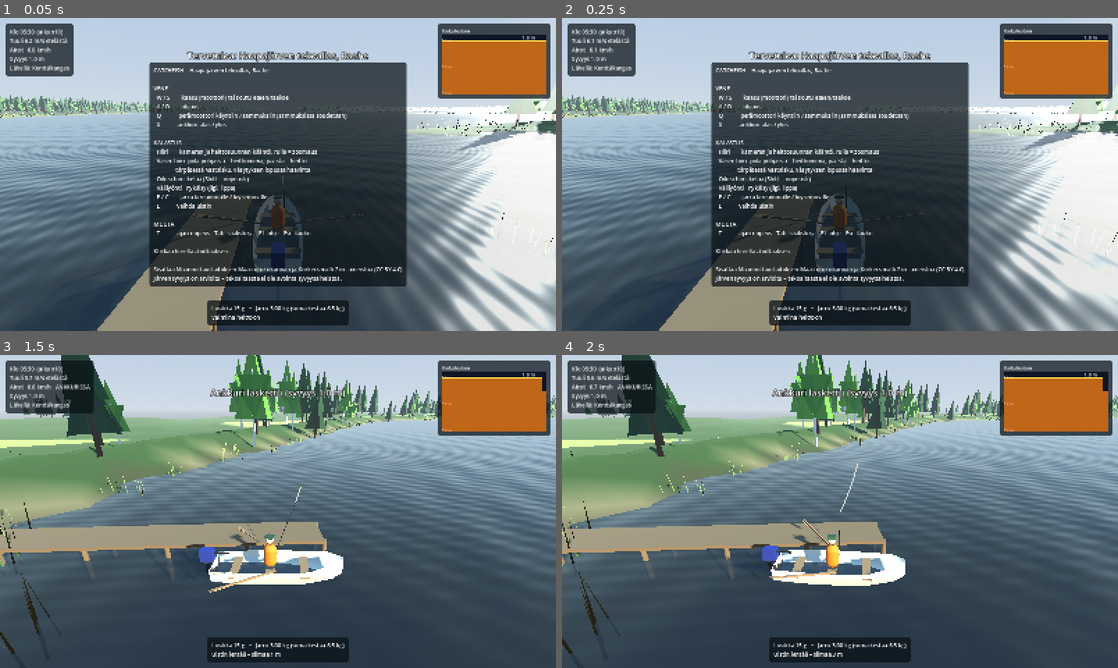
Above: before the commit, frames 1-4 (two rows, left to right).
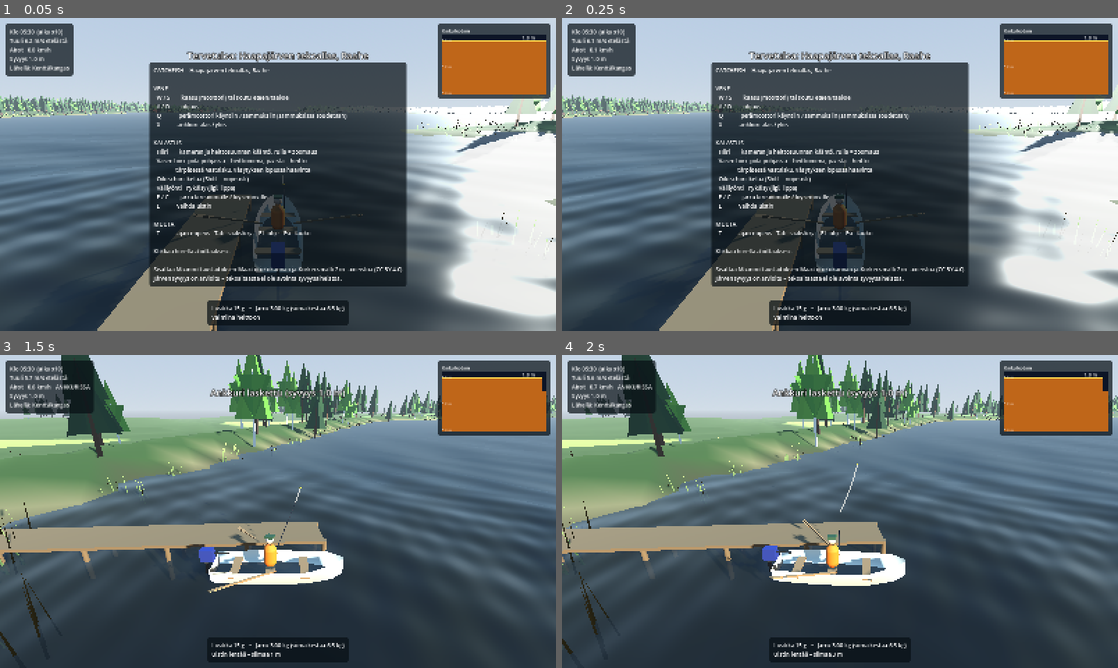
Above: after the commit, the same moments.

Repository: DesmondX80/catchfish
Game: Godot game, scene res://scenes/main.tscn
Two runs of this game, one before a commit and one after it. Both use one fixed random seed, a clock stepped at 60 frames per second and the inputs below.
Inputs (mouse positions are in pixels of both pictures, inside the frame that each line leads up to):
- Up to frame 1 (0.05 s): no input
- Up to frame 2 (0.25 s): no input
- Up to frame 3 (1.5 s): move the mouse to (400, 495) at 0.52 s; hold D (boat_right) 0.53-1.28 s; hold X (anchor_toggle) 0.53-1.28 s; click (400, 495) at 0.67 s; move the mouse to (250, 511) at 1.27 s; hold W (boat_forward) from 1.28 s (still down); click (250, 511) at 1.35 s
- Up to frame 4 (2 s): keep holding W (boat_forward)

The runs differ from the first frame. In frame 1, 15% of the frame differs, in the area x 0-100%, y 29-100%; in frame 2, 14%; in frame 3, 14%; in frame 4, 14%.

Commit message:
Rauhallisempi vesi: välkkyminen poistettu (v0.1.1)
- Aaltojen suunta asetetaan kerran: tuulen suunnan muuttuminen joka
  ruudulla siirsi aaltoja kaukana veneestä holtittomasti
- Aallonpituudet 1,3–14 m, nopeus syvän veden dispersiosta
- Aallot häivytetään, kun ne ovat näytöllä pikseliä pienempiä
- Aallokko seuraa tuulen perusvoimakkuutta hitaasti, ei puuskia
- Pehmeämpi heijastus, joka tasoittuu etäisyyden mukaan
- tests/flicker.gd mittaa välkkymisen (4,95 -> 1,24)

Co-Authored-By: Claude Opus 5.5 <noreply@anthropic.com>

Diff:
--- a/project.godot
+++ b/project.godot
@@ -6,7 +6,7 @@
 
 config/name="Catchfish"
 config/description="Kalastussimulaattori Haapajärven tekoaltaalla"
-config/version="0.1.0"
+config/version="0.1.1"
 run/main_scene="res://scenes/main.tscn"
 config/features=PackedStringArray("4.7", "GL Compatibility")
 
--- a/scripts/main.gd
+++ b/scripts/main.gd
@@ -74,6 +74,8 @@
 	var args := OS.get_cmdline_user_args()
 	if "--autotest" in args:
 		add_child(load("res://tests/autotest.gd").new())
+	elif "--flicker" in args:
+		add_child(load("res://tests/flicker.gd").new())
 	elif "--perftest" in args:
 		add_child(load("res://tests/perf.gd").new())
 	else:
@@ -96,9 +98,17 @@
 		hud.show_message("Ajan nopeus x%d" % int(sky.time_scale()))
 
 
-func _process(_delta: float) -> void:
-	var wind := weather.vector()
-	world.water_material.set_shader_parameter("wave_strength", clampf(weather.speed() / 8.0, 0.0, 1.0))
-	if wind.length() > 0.01:
-		world.water_material.set_shader_parameter("wind_dir", wind.normalized())
+var _wave_strength := -1.0
+
+
+func _process(delta: float) -> void:
+	# Aallokko seuraa tuulen perusvoimakkuutta hitaasti (ei puuskia). Aaltojen
+	# suunta asetetaan kerran: suunnan muuttaminen kesken siirtäisi aaltoja
+	# kaukana veneestä holtittomasti.
+	var target := clampf(weather.wind_base / 8.0, 0.0, 1.0)
+	if _wave_strength < 0.0:
+		_wave_strength = target
+		world.water_material.set_shader_parameter("wind_angle", weather.wind_direction)
+	_wave_strength = move_toward(_wave_strength, target, delta * 0.02)
+	world.water_material.set_shader_parameter("wave_strength", _wave_strength)
 	world.water_material.set_shader_parameter("sky_color", sky.sky_material.sky_horizon_color)
--- a/shaders/water.gdshader
+++ b/shaders/water.gdshader
@@ -1,54 +1,70 @@
 shader_type spatial;
-// Humuspitoinen, ruskehtava järvivesi. Pienet laineet tehdään pikselivarjostimessa
-// normaaleilla, isommat aallot verteksivarjostimessa. Tuuli säätää aallokkoa.
+// Humuspitoinen, ruskehtava järvivesi rauhallisella aallokolla.
+// Aallot ovat siniaaltojen summa kiinteisiin suuntiin. Nopeus noudattaa
+// syvän veden dispersiota (w = sqrt(g k)), joten pitkät aallot liikkuvat
+// rauhallisesti. Jokainen aalto häivytetään, kun se on näytöllä pikseliä
+// pienempi – muuten kaukaiset laineet välkkyvät.
 render_mode blend_mix, depth_draw_opaque, cull_back, specular_schlick_ggx;
 
-uniform vec3 deep_color : source_color = vec3(0.06, 0.055, 0.03);
-uniform vec3 shallow_color : source_color = vec3(0.16, 0.15, 0.09);
+uniform vec3 deep_color : source_color = vec3(0.05, 0.05, 0.03);
+uniform vec3 shallow_color : source_color = vec3(0.13, 0.12, 0.07);
 uniform vec3 sky_color : source_color = vec3(0.55, 0.65, 0.75);
-uniform float wave_strength = 0.4; // 0 = tyyni, 1 = kova tuuli
-uniform vec2 wind_dir = vec2(1.0, 0.0);
+uniform float wave_strength = 0.3; // 0 = tyyni, 1 = kova tuuli (muuttuu hitaasti)
+uniform float wind_angle = 0.0; // aallokon pääsuunta radiaaneina (kiinteä)
+
+const float GRAVITY = 9.81;
+const int WAVES = 6;
+// aallonpituus (m), suunta suhteessa tuuleen (rad), jyrkkyys
+const vec3 WAVE_DATA[WAVES] = vec3[](
+	vec3(14.0, 0.0, 0.010),
+	vec3(8.5, 0.55, 0.012),
+	vec3(5.2, -0.4, 0.014),
+	vec3(3.1, 0.9, 0.015),
+	vec3(2.0, -0.85, 0.016),
+	vec3(1.3, 0.25, 0.016)
+);
 
 varying vec3 world_pos;
 
-float wave(vec2 p, vec2 dir, float freq, float speed, float t) {
-	return sin(dot(p, dir) * freq + t * speed);
-}
-
-vec2 wave_slope(vec2 p, vec2 dir, float freq, float speed, float amp, float t) {
-	return dir * freq * amp * cos(dot(p, dir) * freq + t * speed);
+vec2 wave_dir(int i) {
+	float a = wind_angle + WAVE_DATA[i].y;
+	return vec2(sin(a), -cos(a));
 }
 
 void vertex() {
 	world_pos = (MODEL_MATRIX * vec4(VERTEX, 1.0)).xyz;
-	vec2 d = normalize(wind_dir);
-	VERTEX.y += wave_strength * 0.06 * wave(world_pos.xz, d, 0.35, 1.3, TIME);
+	// Vain pisin aalto liikuttaa pintaa: verkko on 4 m välein
+	float k = 2.0 * PI / WAVE_DATA[0].x;
+	float amp = WAVE_DATA[0].z * WAVE_DATA[0].x * (0.2 + wave_strength);
+	VERTEX.y += amp * sin(dot(world_pos.xz, wave_dir(0)) * k - sqrt(GRAVITY * k) * TIME);
 }
 
 void fragment() {
-	vec2 d = normalize(wind_dir);
-	vec2 d2 = normalize(d + vec2(-d.y, d.x) * 0.6);
-	vec2 d3 = normalize(d - vec2(-d.y, d.x) * 0.8);
 	vec2 p = world_pos.xz;
-	float s = 0.15 + wave_strength;
-	// Pienet laineet häivytetään kaukana, muuten ne näkyvät raitakuviona
-	float dist = length(world_pos - CAMERA_POSITION_WORLD);
-	float near = 1.0 - smoothstep(15.0, 60.0, dist);
-	float mid = 1.0 - smoothstep(40.0, 200.0, dist);
-	float far = 1.0 - smoothstep(150.0, 600.0, dist);
-	vec2 slope = wave_slope(p, d, 1.1, 2.4, 0.035 * s * far, TIME)
-		+ wave_slope(p, d2, 2.3, 3.6, 0.02 * s * mid, TIME)
-		+ wave_slope(p, d3, 4.7, 5.1, 0.012 * s * near, TIME)
-		+ wave_slope(p, vec2(d.y, -d.x), 9.0, 7.0, 0.006 * s * near, TIME);
+	// Kuinka monta metriä yksi pikseli kattaa tässä kohdassa
+	float footprint = length(fwidth(p));
+	float strength = 0.2 + wave_strength;
+	vec2 slope = vec2(0.0);
+	for (int i = 0; i < WAVES; i++) {
+		float wavelength = WAVE_DATA[i].x;
+		float k = 2.0 * PI / wavelength;
+		float omega = sqrt(GRAVITY * k);
+		float amp = WAVE_DATA[i].z * wavelength * strength;
+		// Häivytys, kun aalto kutistuu muutaman pikselin kokoiseksi
+		float aa = 1.0 - smoothstep(wavelength * 0.08, wavelength * 0.3, footprint);
+		vec2 d = wave_dir(i);
+		slope += d * k * amp * aa * cos(dot(p, d) * k - omega * TIME);
+	}
 	vec3 n = normalize(vec3(-slope.x, 1.0, -slope.y));
 	NORMAL = normalize((VIEW_MATRIX * vec4(n, 0.0)).xyz);
 
 	float facing = clamp(dot(NORMAL, VIEW), 0.0, 1.0);
-	float fresnel = pow(1.0 - facing, 4.0);
-	vec3 base = mix(shallow_color, deep_color, clamp(facing * 1.4, 0.0, 1.0));
-	ALBEDO = mix(base, sky_color * 0.45, fresnel * 0.5);
-	ROUGHNESS = 0.12 + 0.12 * wave_strength;
+	float fresnel = pow(1.0 - facing, 5.0);
+	vec3 base = mix(shallow_color, deep_color, clamp(facing * 1.3, 0.0, 1.0));
+	ALBEDO = mix(base, sky_color * 0.5, fresnel * 0.6);
+	// Karheus kasvaa etäisyyden mukaan: kaukana kimallus sulautuu tasaiseksi
+	ROUGHNESS = clamp(0.18 + footprint * 0.4 + wave_strength * 0.08, 0.18, 0.5);
 	METALLIC = 0.0;
-	SPECULAR = 0.55;
-	ALPHA = mix(0.82, 0.98, fresnel);
+	SPECULAR = 0.4;
+	ALPHA = mix(0.85, 0.98, fresnel);
 }
--- /dev/null
+++ b/tests/flicker.gd
@@ -0,0 +1,41 @@
+extends Node
+## Mittaa veden välkkymistä: kahden peräkkäisen ruudun keskimääräinen
+## pikseliero kuvan alaosassa (vesi), kun kamera on paikallaan.
+##   godot --fixed-fps 30 --resolution 640x360 -- --flicker
+
+var _frame := 0
+var _prev: Image
+var _diffs: Array[float] = []
+
+
+func _ready() -> void:
+	var main := get_parent()
+	main.sky.minutes = 12.0 * 60.0
+	main.camera_rig.pitch = 0.12
+	main.camera_rig.distance = 6.0
+	main.camera_rig.yaw = main.boat.yaw + 0.3
+
+
+func _process(_delta: float) -> void:
+	_frame += 1
+	if _frame < 20:
+		return
+	var img := get_viewport().get_texture().get_image()
+	img.convert(Image.FORMAT_RGB8)
+	if _prev != null:
+		var total := 0.0
+		var n := 0
+		for y in range(img.get_height() / 2, img.get_height(), 3):
+			for x in range(0, img.get_width(), 3):
+				var a := img.get_pixel(x, y)
+				var b := _prev.get_pixel(x, y)
+				total += absf(a.r - b.r) + absf(a.g - b.g) + absf(a.b - b.b)
+				n += 1
+		_diffs.append(total / n * 255.0 / 3.0)
+	_prev = img
+	if _diffs.size() >= 10:
+		var avg := 0.0
+		for d in _diffs:
+			avg += d
+		print("Välkyntä: keskimäärin %.2f / 255 pikseliä kohden ruutujen välillä (max %.2f)" % [avg / _diffs.size(), _diffs.max()])
+		get_tree().quit()
Not shown, changed: export_presets.cfg
Not shown, added: tests/flicker.gd.uid
